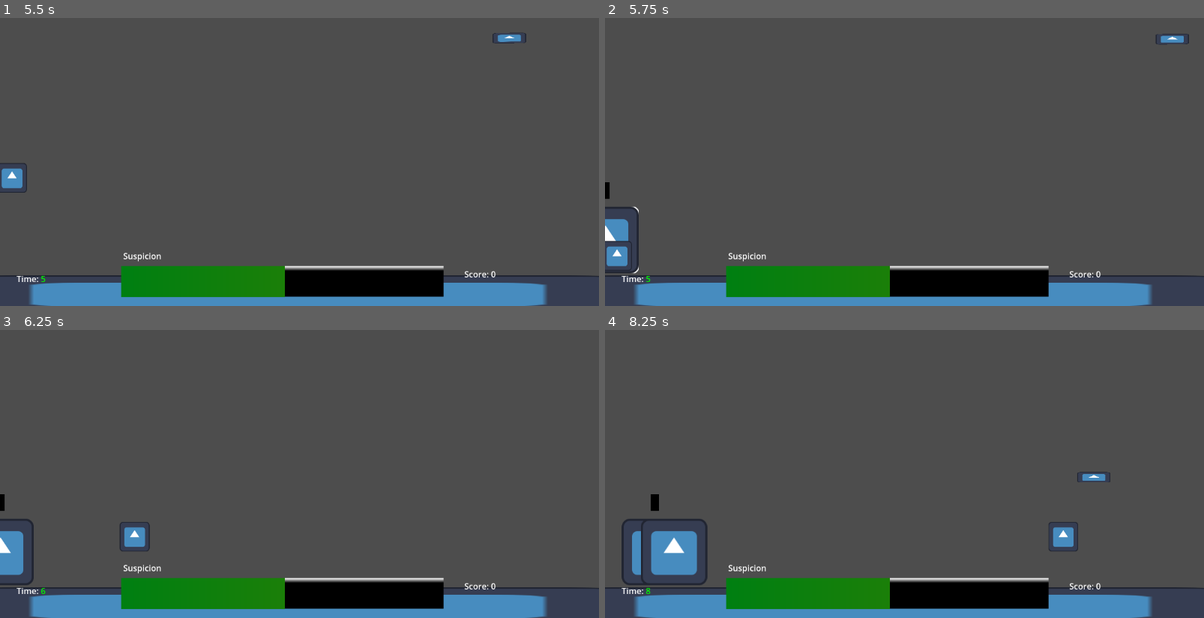
Above: before the commit, frames 1-4 (two rows, left to right).
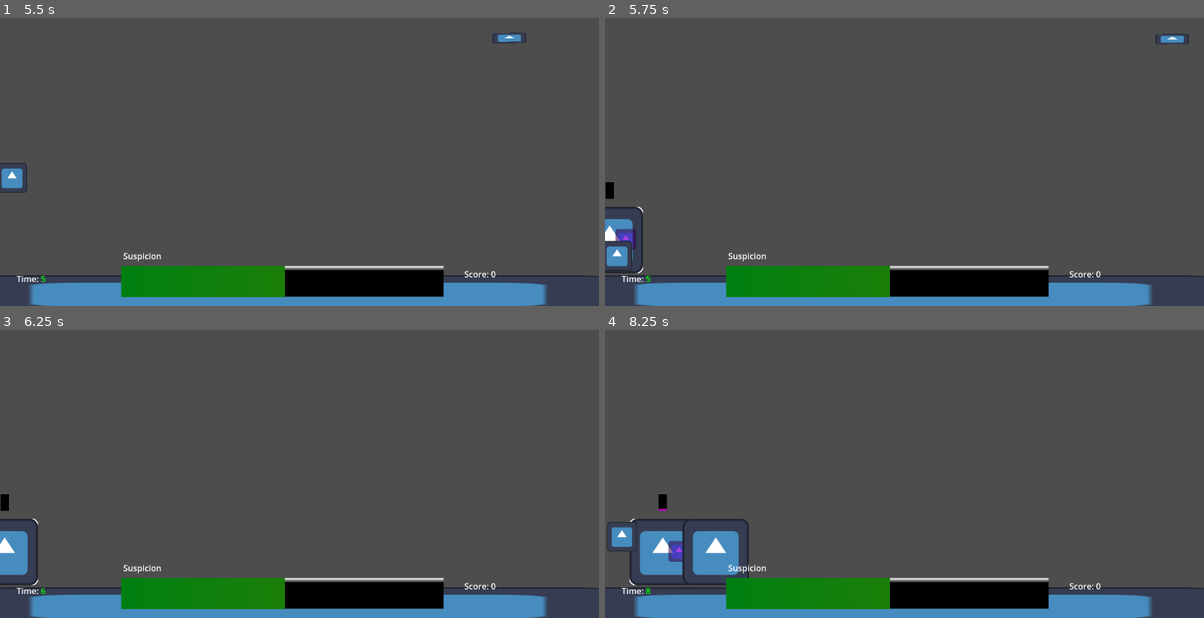
Above: after the commit, the same moments.

Repository: Jose-YP/Melon2023
Game: Godot game, scene res://Scenes/Main.tscn
Same seed, same stepped clock (60 frames per second), same inputs: the game is played once before the commit and once after it. The engine's default icon, where the game draws it, is replaced by a stand-in: a white triangle on a blue panel in a dark square.
Inputs (mouse positions are in pixels of both pictures, inside the frame that each line leads up to):
- Up to frame 1 (5.5 s): move the mouse to (431, 121) at 0.52 s; press the mouse at (431, 121) at 0.53 s; hold D (Right) 0.53-1.28 s; move the mouse to (179, 153) at 1.27 s; release the mouse at (179, 153) at 1.28 s; hold S (Down) 1.28-2.03 s; click (179, 153) at 1.35 s; move the mouse to (359, 64) at 2.02 s; press the mouse at (359, 64) at 2.03 s; hold D (Right) 2.03-2.78 s; move the mouse to (269, 205) at 2.77 s; release the mouse at (269, 205) at 2.78 s; hold W (Up) 2.78-3.53 s; click (269, 205) at 2.85 s; move the mouse to (479, 187) at 3.52 s; press the mouse at (479, 187) at 3.53 s; hold A (Left) 3.53-5.03 s; move the mouse to (119, 87) at 4.27 s; release the mouse at (119, 87) at 4.28 s; click (119, 87) at 4.35 s; move the mouse to (329, 138) at 5.02 s; press the mouse at (329, 138) at 5.03 s; hold S (Down) from 5.03 s (still down)
- Up to frame 2 (5.75 s): keep holding S (Down)
- Up to frame 3 (6.25 s): move the mouse to (209, 364) at 5.77 s; release S (Down) at 5.78 s; release the mouse at (209, 364) at 5.78 s; hold D (Right) from 5.78 s (still down); click (209, 364) at 5.85 s
- Up to frame 4 (8.25 s): move the mouse to (1036, 433) at 6.52 s; release D (Right) at 6.53 s; press the mouse at (1036, 433) at 6.53 s; hold W (Up) 6.53-7.28 s; move the mouse to (784, 465) at 7.27 s; release the mouse at (784, 465) at 7.28 s; hold D (Right) 7.28-8.03 s; click (784, 465) at 7.35 s; move the mouse to (964, 376) at 8.02 s; press the mouse at (964, 376) at 8.03 s; hold S (Down) from 8.03 s (still down)

Frame 1 is identical in both runs. In frame 2, 0.5% of the frame differs, in the area x 0-7%, y 57-89%; in frame 3, 0.7%; in frame 4, 3.3%, in the area x 0-85%, y 49-89%.

Commit message:
Movement should be working fine now

Diff:
--- a/Code/Main.gd
+++ b/Code/Main.gd
@@ -36,7 +36,7 @@
 
 func _process(_delta):
 	if player.whispering:
-		player.position = player.meleeFocus.whisperArea.global_position
+		player.global_position = player.meleeFocus.whisperArea.global_position
 
 	if startedSpawning:
 		var atLeastOne = false
@@ -179,7 +179,7 @@
 
 func _on_player_whisper(target):
 	if target.canWhisper:
-		player.position = target.whisperArea.global_position
+		player.global_position = target.whisperArea.global_position
 		target.gettingWhispered = true
 
 func _on_lover_convinced(body,crush):
--- a/Code/character.gd
+++ b/Code/character.gd
@@ -67,15 +67,17 @@
 					moving = false
 
 			#Ducttape to keep characters inside screen
-			if global_position.x < 0:
+			if global_position.x < 5:
 				print("Oh no,",global_position, "global position will now be", 0)
-				global_position.x = 0
+				global_position.x = 10
 				currentTween.kill()
+				moving = false
 
 			elif global_position.x > 1100:
 				print("Oops, global position will now be", global_position)
 				global_position.x = 1100
 				currentTween.kill()
+				moving = false
 
 
 		move.SEEK:#Unfinished
@@ -93,7 +95,7 @@
 		move.SPAWN:
 			await spawnMovement(randi_range(500,700))
 
-			if global_position.x > 0 and global_position.x < 800:
+			if global_position.x > 100 and global_position.x < 800:
 				print("Wandering again")
 				assignedMove = move.WANDER
 				moving = false
@@ -124,7 +126,11 @@
 	var finalPos = global_position.x + distance
 	if assignedMove == move.WANDER:
 		if finalPos < 0:
+			print("FinalPos: ", finalPos)
 			finalPos = distance * -1
+			scale.x *= -1
+			facing *= -1
+			print("FinalPos: ", finalPos)
 
 	print("Going to: ", finalPos, " Direction: ", facing)
 	print(name,":",global_position)
